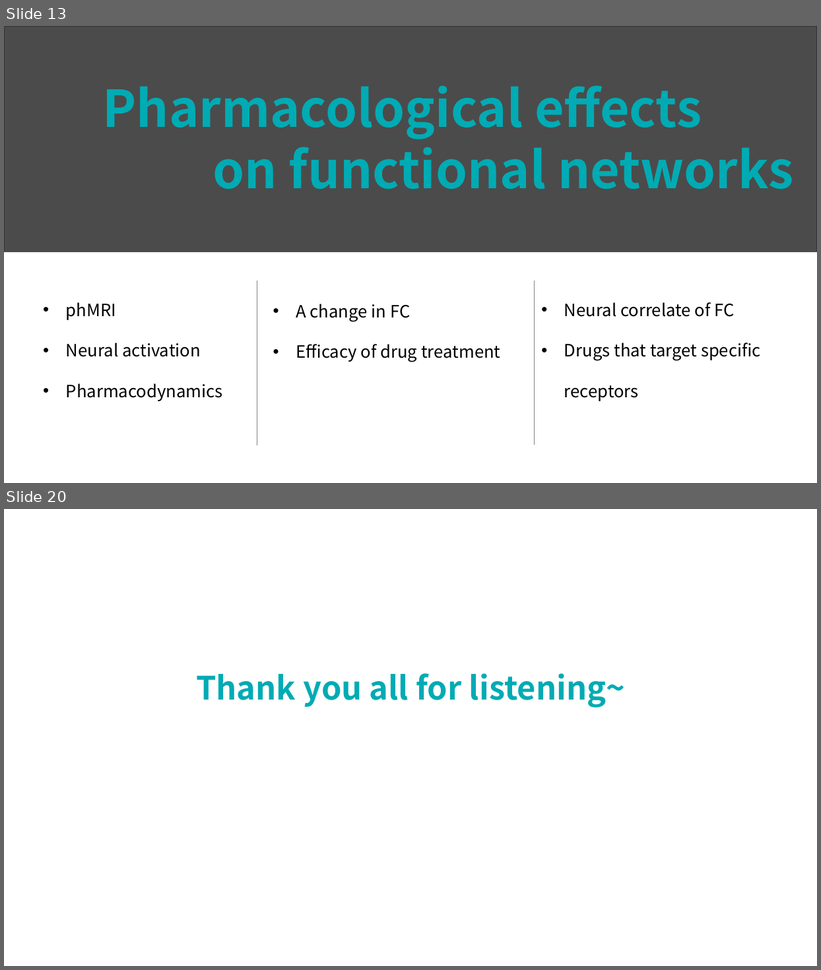
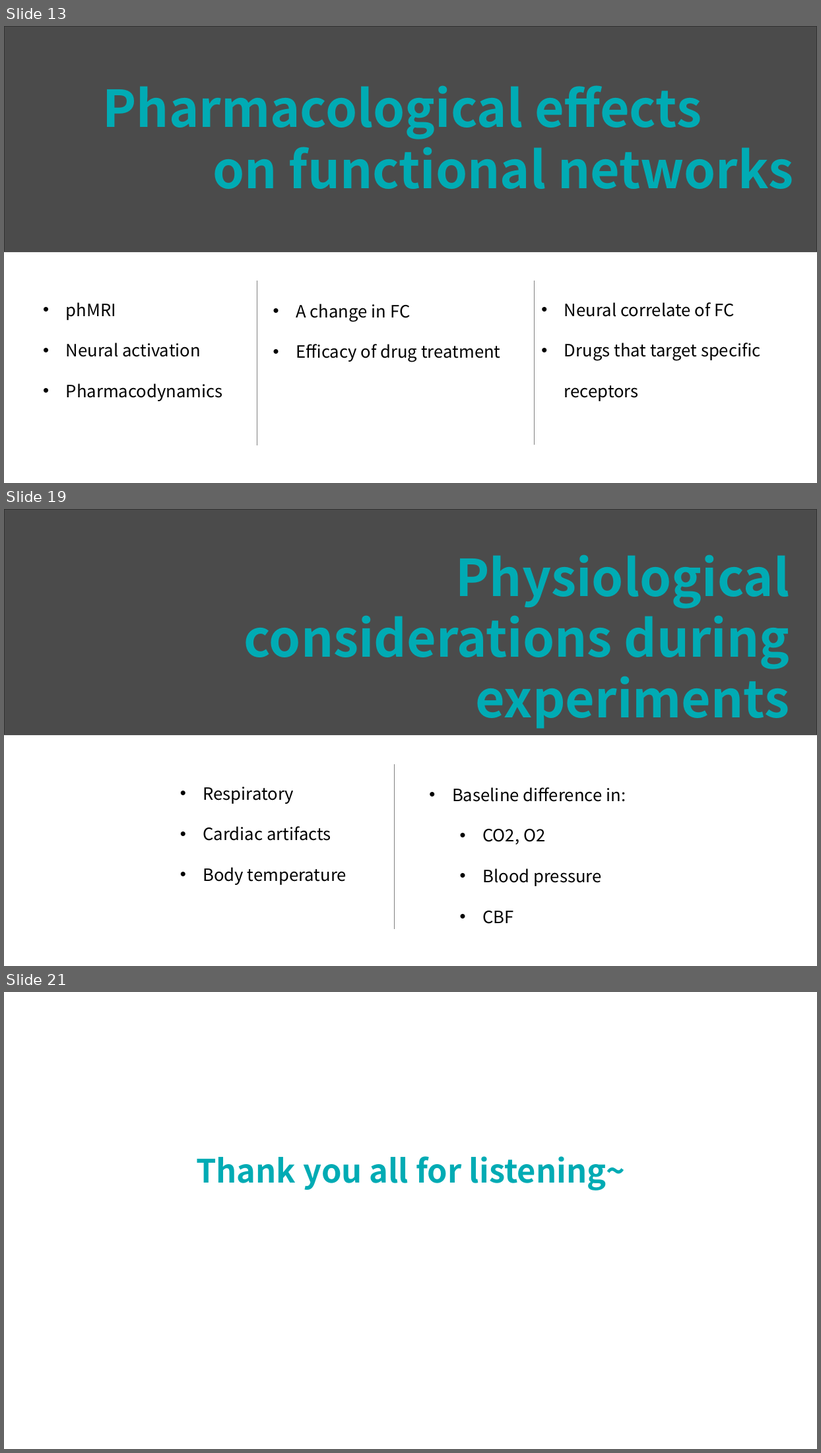
Before and after one commit to lsyoath/sheepy, a slide deck: Papers/啮齿类功能网络及扰动.pptx. Shown one above the other, each under a label of ours: slides 13 and 20 before the commit, slides 13, 19 and 21 after it; the slides between them are not shown. The pictures are 821x970 and 821x1453 pixels, drawn with LibreOffice and Linux fonts; fonts in the diff are those of the drawing; grey boxes stand for pictures. Boxes give left, top, right and bottom in pixels: in the first picture for what was removed or moved away, otherwise in the second. Text is boxed around its words. In the diff, an @@ line names an element or a change of style, - is before the commit and + after.

```diff
--- a/Papers/啮齿类功能网络及扰动.pptx
+++ b/Papers/啮齿类功能网络及扰动.pptx
@@ slide 19 added at (4, 509, 817, 966), background #FFFFFF @@
@@ picture added at (4, 509, 817, 735) @@
@@ rectangle added at (4, 509, 817, 735), fill #000000 at 64% opacity @@
@@ text added at (244, 555, 790, 729), 60 pt, text #00ABB4, bold @@
+Physiological considerations during experiments
@@ line added from (395, 764) to (395, 929), #808080 0.5 pt @@
@@ text added at (203, 787, 347, 885), 20 pt, text #000000 @@
+  • Respiratory
+  • Cardiac artifacts
+  • Body temperature
@@ text added at (452, 788, 626, 924), 20 pt, text #000000 @@
+  • Baseline difference in:
+    • CO2, O2
+    • Blood pressure
+    • CBF
@@ what was slide 20 is now slide 21 @@
```
Also in this commit, not shown: 3 slides changed, 5 other slides added, 5 slides removed.
